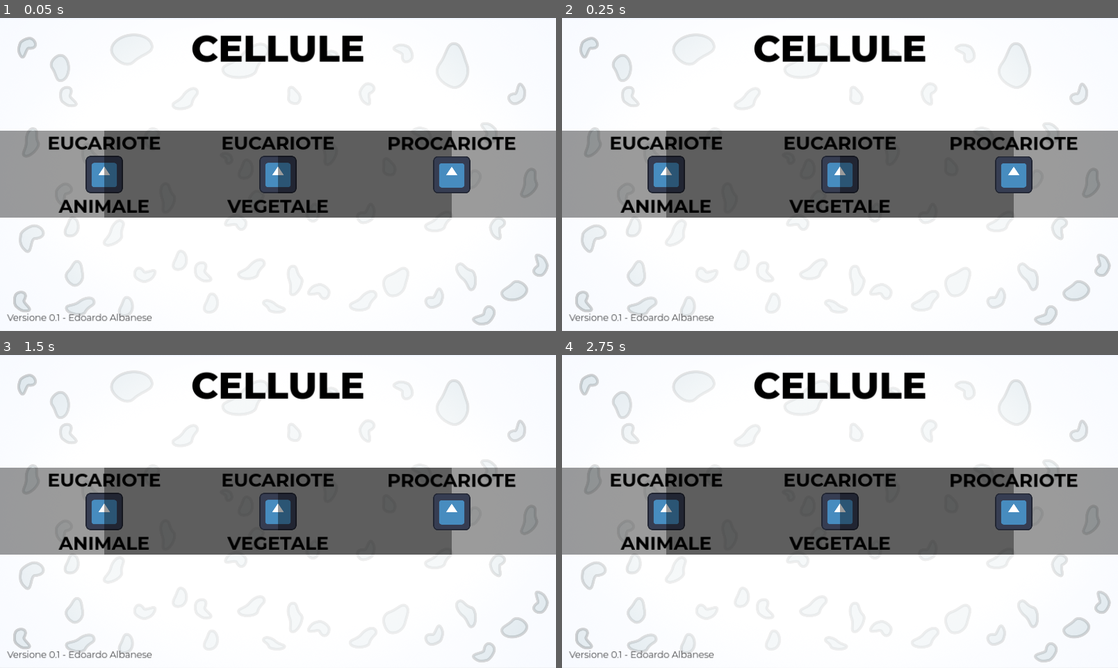
Above: before the commit, frames 1-4 (two rows, left to right).
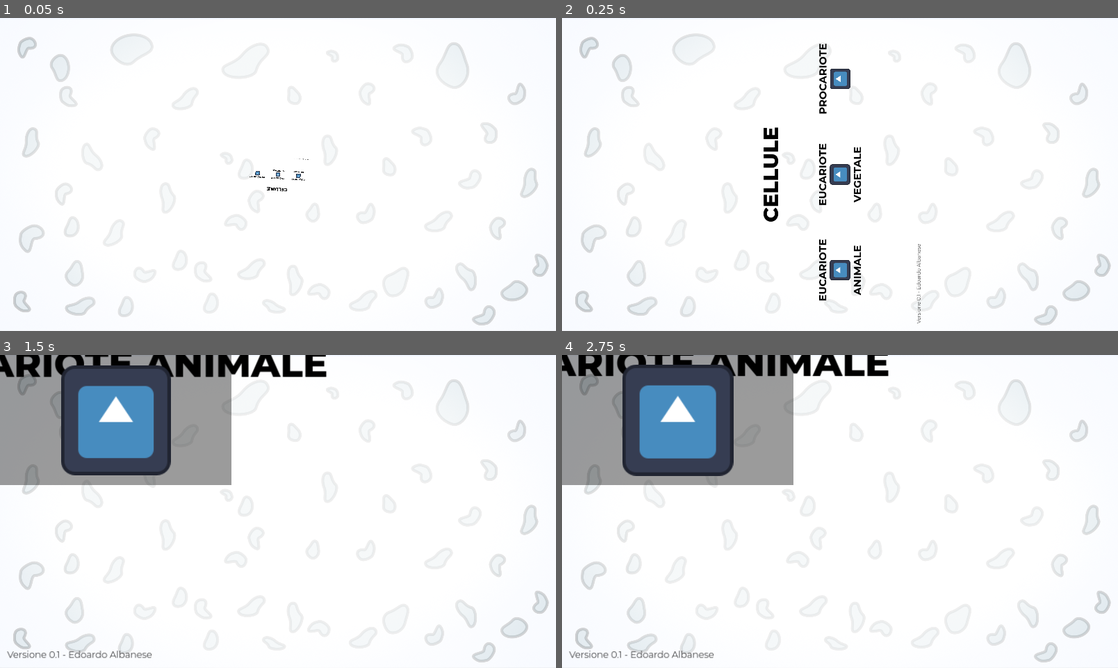
Above: after the commit, the same moments.

Repository: edoardo-albanese/Cellule
Game: Godot game, scene res://ScenesAndScripts/start_menu.tscn
Same seed, same stepped clock (60 frames per second), same inputs: the game is played once before the commit and once after it. The engine's default icon, where the game draws it, is replaced by a stand-in: a white triangle on a blue panel in a dark square.
Inputs (mouse positions are in pixels of both pictures, inside the frame that each line leads up to):
- Up to frame 1 (0.05 s): no input
- Up to frame 2 (0.25 s): no input
- Up to frame 3 (1.5 s): click (105, 511) at 0.52 s; click (105, 511) at 1.27 s
- Up to frame 4 (2.75 s): click (667, 511) at 2.02 s

The runs differ from the first frame. In frame 1, 30% of the frame differs, in the area x 0-100%, y 5-97%; in frame 2, 30%; in frame 3, 44%; in frame 4, 44%, in the area x 0-100%, y 0-64%.

Commit message:
adding transitions

Diff:
--- a/ScenesAndScripts/Global.gd
+++ b/ScenesAndScripts/Global.gd
@@ -5,10 +5,3 @@
 signal cell_clicked()
 
 var cell_type : CELLULE
-var cell_pos : Vector2
-
-func _ready():
-	cell_clicked.connect(on_cell_clicked)
-
-func on_cell_clicked():
-	print(cell_type, cell_pos)
--- a/ScenesAndScripts/cellula.gd
+++ b/ScenesAndScripts/cellula.gd
@@ -12,6 +12,10 @@
 
 @onready var enlarger = $Enlarger
 @onready var container = $Container
+
+@onready var animation_player = $AnimationPlayer
+@onready var title = $Container/MarginContainer/Title
+
 
 func _ready():
 	up_text.text = text1
@@ -32,6 +36,9 @@
 
 
 func _on_image_pressed():
+	Global.cell_type = type
 	Global.cell_clicked.emit()
 	enlarger.enlarge()
-	image.disabled = true
+
+	title.text = text1 + " " + text2
+	animation_player.play("transition")
--- a/ScenesAndScripts/cellula.tscn
+++ b/ScenesAndScripts/cellula.tscn
@@ -6,6 +6,246 @@
 [ext_resource type="Theme" uid="uid://4mhcgqyv70ps" path="res://ScenesAndScripts/h1.tres" id="2_v3th2"]
 [ext_resource type="Theme" uid="uid://dd2bm2fq8538" path="res://ScenesAndScripts/container.tres" id="3_k5iv2"]
 [ext_resource type="Script" path="res://ScenesAndScripts/enlarger.gd" id="4_ixk88"]
+
+[sub_resource type="Animation" id="Animation_7ykny"]
+resource_name = "transition"
+tracks/0/type = "value"
+tracks/0/imported = false
+tracks/0/enabled = true
+tracks/0/path = NodePath("Container/ColorRect:visible")
+tracks/0/interp = 1
+tracks/0/loop_wrap = true
+tracks/0/keys = {
+"times": PackedFloat32Array(0, 0.001),
+"transitions": PackedFloat32Array(1, 1),
+"update": 1,
+"values": [false, true]
+}
+tracks/1/type = "value"
+tracks/1/imported = false
+tracks/1/enabled = true
+tracks/1/path = NodePath("Container/ColorRect:modulate")
+tracks/1/interp = 1
+tracks/1/loop_wrap = true
+tracks/1/keys = {
+"times": PackedFloat32Array(0, 0.5),
+"transitions": PackedFloat32Array(-2, -2),
+"update": 0,
+"values": [Color(1, 1, 1, 0), Color(1, 1, 1, 1)]
+}
+tracks/2/type = "value"
+tracks/2/imported = false
+tracks/2/enabled = true
+tracks/2/path = NodePath("Container/MarginContainer/Center/UpText:modulate")
+tracks/2/interp = 1
+tracks/2/loop_wrap = true
+tracks/2/keys = {
+"times": PackedFloat32Array(0, 0.5),
+"transitions": PackedFloat32Array(1, 1),
+"update": 0,
+"values": [Color(1, 1, 1, 1), Color(1, 1, 1, 0)]
+}
+tracks/3/type = "value"
+tracks/3/imported = false
+tracks/3/enabled = true
+tracks/3/path = NodePath("Container/MarginContainer/Center/DownText:modulate")
+tracks/3/interp = 1
+tracks/3/loop_wrap = true
+tracks/3/keys = {
+"times": PackedFloat32Array(0, 0.5),
+"transitions": PackedFloat32Array(1, 1),
+"update": 0,
+"values": [Color(1, 1, 1, 1), Color(1, 1, 1, 0)]
+}
+tracks/4/type = "value"
+tracks/4/imported = false
+tracks/4/enabled = true
+tracks/4/path = NodePath("Container/MarginContainer/Center/Image:disabled")
+tracks/4/interp = 1
+tracks/4/loop_wrap = true
+tracks/4/keys = {
+"times": PackedFloat32Array(0, 0.001),
+"transitions": PackedFloat32Array(1, 1),
+"update": 1,
+"values": [false, true]
+}
+tracks/5/type = "value"
+tracks/5/imported = false
+tracks/5/enabled = true
+tracks/5/path = NodePath("Container/MarginContainer/Title:modulate")
+tracks/5/interp = 1
+tracks/5/loop_wrap = true
+tracks/5/keys = {
+"times": PackedFloat32Array(0, 0.5),
+"transitions": PackedFloat32Array(1, 1),
+"update": 0,
+"values": [Color(1, 1, 1, 0), Color(1, 1, 1, 1)]
+}
+tracks/6/type = "value"
+tracks/6/imported = false
+tracks/6/enabled = true
+tracks/6/path = NodePath("Container/MarginContainer/Title:visible")
+tracks/6/interp = 1
+tracks/6/loop_wrap = true
+tracks/6/keys = {
+"times": PackedFloat32Array(0, 0.001),
+"transitions": PackedFloat32Array(1, 1),
+"update": 1,
+"values": [false, true]
+}
+tracks/7/type = "value"
+tracks/7/imported = false
+tracks/7/enabled = true
+tracks/7/path = NodePath("Container/MarginContainer/Center/Image:custom_minimum_size")
+tracks/7/interp = 1
+tracks/7/loop_wrap = true
+tracks/7/keys = {
+"times": PackedFloat32Array(0, 1),
+"transitions": PackedFloat32Array(-2, -2),
+"update": 0,
+"values": [Vector2(192, 192), Vector2(384, 384)]
+}
+tracks/8/type = "value"
+tracks/8/imported = false
+tracks/8/enabled = true
+tracks/8/path = NodePath("Container:anchors_preset")
+tracks/8/interp = 1
+tracks/8/loop_wrap = true
+tracks/8/keys = {
+"times": PackedFloat32Array(0),
+"transitions": PackedFloat32Array(1),
+"update": 1,
+"values": [15]
+}
+
+[sub_resource type="Animation" id="Animation_6bl8d"]
+length = 0.001
+tracks/0/type = "value"
+tracks/0/imported = false
+tracks/0/enabled = true
+tracks/0/path = NodePath("Container/ColorRect:visible")
+tracks/0/interp = 1
+tracks/0/loop_wrap = true
+tracks/0/keys = {
+"times": PackedFloat32Array(0),
+"transitions": PackedFloat32Array(1),
+"update": 1,
+"values": [false]
+}
+tracks/1/type = "value"
+tracks/1/imported = false
+tracks/1/enabled = true
+tracks/1/path = NodePath("Container/ColorRect:modulate")
+tracks/1/interp = 1
+tracks/1/loop_wrap = true
+tracks/1/keys = {
+"times": PackedFloat32Array(0),
+"transitions": PackedFloat32Array(1),
+"update": 0,
+"values": [Color(1, 1, 1, 0)]
+}
+tracks/2/type = "value"
+tracks/2/imported = false
+tracks/2/enabled = true
+tracks/2/path = NodePath("Container/MarginContainer/Center/UpText:modulate")
+tracks/2/interp = 1
+tracks/2/loop_wrap = true
+tracks/2/keys = {
+"times": PackedFloat32Array(0),
+"transitions": PackedFloat32Array(1),
+"update": 0,
+"values": [Color(1, 1, 1, 1)]
+}
+tracks/3/type = "value"
+tracks/3/imported = false
+tracks/3/enabled = true
+tracks/3/path = NodePath("Container/MarginContainer/Center/DownText:modulate")
+tracks/3/interp = 1
+tracks/3/loop_wrap = true
+tracks/3/keys = {
+"times": PackedFloat32Array(0),
+"transitions": PackedFloat32Array(1),
+"update": 0,
+"values": [Color(1, 1, 1, 1)]
+}
+tracks/4/type = "value"
+tracks/4/imported = false
+tracks/4/enabled = true
+tracks/4/path = NodePath("Container/MarginContainer/Center/Image:disabled")
+tracks/4/interp = 1
+tracks/4/loop_wrap = true
+tracks/4/keys = {
+"times": PackedFloat32Array(0),
+"transitions": PackedFloat32Array(1),
+"update": 1,
+"values": [false]
+}
+tracks/5/type = "value"
+tracks/5/imported = false
+tracks/5/enabled = true
+tracks/5/path = NodePath("Container/MarginContainer/Title:modulate")
+tracks/5/interp = 1
+tracks/5/loop_wrap = true
+tracks/5/keys = {
+"times": PackedFloat32Array(0),
+"transitions": PackedFloat32Array(1),
+"update": 0,
+"values": [Color(1, 1, 1, 1)]
+}
+tracks/6/type = "value"
+tracks/6/imported = false
+tracks/6/enabled = true
+tracks/6/path = NodePath("Container/MarginContainer/Title:visible")
+tracks/6/interp = 1
+tracks/6/loop_wrap = true
+tracks/6/keys = {
+"times": PackedFloat32Array(0),
+"transitions": PackedFloat32Array(1),
+"update": 1,
+"values": [false]
+}
+tracks/7/type = "value"
+tracks/7/imported = false
+tracks/7/enabled = true
+tracks/7/path = NodePath("Container/MarginContainer/Notes:visible")
+tracks/7/interp = 1
+tracks/7/loop_wrap = true
+tracks/7/keys = {
+"times": PackedFloat32Array(0),
+"transitions": PackedFloat32Array(1),
+"update": 1,
+"values": [false]
+}
+tracks/8/type = "value"
+tracks/8/imported = false
+tracks/8/enabled = true
+tracks/8/path = NodePath("Container:anchors_preset")
+tracks/8/interp = 1
+tracks/8/loop_wrap = true
+tracks/8/keys = {
+"times": PackedFloat32Array(0),
+"transitions": PackedFloat32Array(1),
+"update": 1,
+"values": [8]
+}
+tracks/9/type = "value"
+tracks/9/imported = false
+tracks/9/enabled = true
+tracks/9/path = NodePath("Container/MarginContainer/Center/Image:custom_minimum_size")
+tracks/9/interp = 1
+tracks/9/loop_wrap = true
+tracks/9/keys = {
+"times": PackedFloat32Array(0),
+"transitions": PackedFloat32Array(1),
+"update": 0,
+"values": [Vector2(128, 128)]
+}
+
+[sub_resource type="AnimationLibrary" id="AnimationLibrary_0of13"]
+_data = {
+"RESET": SubResource("Animation_6bl8d"),
+"transition": SubResource("Animation_7ykny")
+}
 
 [node name="Cellula" type="Control"]
 layout_mode = 3
@@ -18,13 +258,17 @@
 
 [node name="Container" type="Control" parent="."]
 layout_mode = 1
-anchors_preset = 15
-anchor_right = 1.0
-anchor_bottom = 1.0
+anchors_preset = 8
+anchor_left = 0.5
+anchor_top = 0.5
+anchor_right = 0.5
+anchor_bottom = 0.5
 grow_horizontal = 2
 grow_vertical = 2
 
 [node name="ColorRect" type="ColorRect" parent="Container"]
+visible = false
+modulate = Color(1, 1, 1, 0)
 layout_mode = 1
 anchors_preset = 15
 anchor_right = 1.0
@@ -42,10 +286,6 @@
 anchor_bottom = 1.0
 grow_horizontal = 2
 grow_vertical = 2
-theme_override_constants/margin_left = 50
-theme_override_constants/margin_top = 50
-theme_override_constants/margin_right = 50
-theme_override_constants/margin_bottom = 50
 
 [node name="Title" type="Label" parent="Container/MarginContainer"]
 visible = false
@@ -102,4 +342,9 @@
 script = ExtResource("4_ixk88")
 actor = NodePath("../Container")
 
+[node name="AnimationPlayer" type="AnimationPlayer" parent="."]
+libraries = {
+"": SubResource("AnimationLibrary_0of13")
+}
+
 [connection signal="pressed" from="Container/MarginContainer/Center/Image" to="." method="_on_image_pressed"]
--- a/ScenesAndScripts/enlarger.gd
+++ b/ScenesAndScripts/enlarger.gd
@@ -24,14 +24,10 @@
 	tween.tween_property(actor, "custom_minimum_size", max_size, duration).set_ease(Tween.EASE_IN_OUT)
 	tween.tween_property(actor, "size", max_size, duration).set_ease(Tween.EASE_IN_OUT)
 
+
 func minimize():
 	var tween = create_tween()
 	tween.set_parallel(true)
 	tween.tween_property(actor, "global_position", normal_pos, duration).set_ease(Tween.EASE_IN_OUT)
 	tween.tween_property(actor, "custom_minimum_size", normal_size, duration).set_ease(Tween.EASE_IN_OUT)
 	tween.tween_property(actor, "size", normal_size, duration).set_ease(Tween.EASE_IN_OUT)
-
-func _process(delta):
-	if actor.is_visible_in_tree():
-		print("Posizione: ", actor.global_position)
-		print("Size: ", actor.size)
--- a/ScenesAndScripts/start_menu.gd
+++ b/ScenesAndScripts/start_menu.gd
@@ -2,5 +2,37 @@
 
 @onready var credits = $MarginContainer/Credits
 
+@onready var animale = $MarginContainer/Cells/EucarioteAnimale
+@onready var vegetale = $MarginContainer/Cells/EucarioteVegetale
+@onready var procariote = $MarginContainer/Cells/Procariote
+
+@onready var title = $MarginContainer/Title
+
 func _ready():
 	credits.text = "Versione " + ProjectSettings.get("application/config/version") + " - Edoardo Albanese"
+	Global.cell_clicked.connect(on_cell_clicked)
+
+func on_cell_clicked():
+	var tween = create_tween()
+	tween.set_parallel(true)
+	tween.tween_property(title, "modulate", Color(0,0,0,0), 0.2).set_ease(Tween.EASE_IN_OUT)
+
+	match Global.cell_type:
+		Global.CELLULE.Animale:
+			animale.z_index += 1
+			vegetale.process_mode = Node.PROCESS_MODE_DISABLED
+			procariote.process_mode = Node.PROCESS_MODE_DISABLED
+			tween.tween_property(vegetale, "modulate", Color(0,0,0,0), 0.2).set_ease(Tween.EASE_IN_OUT)
+			tween.tween_property(procariote, "modulate", Color(0,0,0,0), 0.2).set_ease(Tween.EASE_IN_OUT)
+		Global.CELLULE.Vegetale:
+			vegetale.z_index += 1
+			animale.process_mode = Node.PROCESS_MODE_DISABLED
+			procariote.process_mode = Node.PROCESS_MODE_DISABLED
+			tween.tween_property(animale, "modulate", Color(0,0,0,0), 0.2).set_ease(Tween.EASE_IN_OUT)
+			tween.tween_property(procariote, "modulate", Color(0,0,0,0), 0.2).set_ease(Tween.EASE_IN_OUT)
+		Global.CELLULE.Procariote:
+			procariote.z_index += 1
+			animale.process_mode = Node.PROCESS_MODE_DISABLED
+			vegetale.process_mode = Node.PROCESS_MODE_DISABLED
+			tween.tween_property(animale, "modulate", Color(0,0,0,0), 0.2).set_ease(Tween.EASE_IN_OUT)
+			tween.tween_property(vegetale, "modulate", Color(0,0,0,0), 0.2).set_ease(Tween.EASE_IN_OUT)
--- a/ScenesAndScripts/start_menu.tscn
+++ b/ScenesAndScripts/start_menu.tscn
@@ -1,10 +1,143 @@
-[gd_scene load_steps=6 format=3 uid="uid://cskdaabmg6qee"]
+[gd_scene load_steps=9 format=3 uid="uid://cskdaabmg6qee"]
 
 [ext_resource type="Script" path="res://ScenesAndScripts/start_menu.gd" id="1_rruap"]
 [ext_resource type="Theme" uid="uid://4mhcgqyv70ps" path="res://ScenesAndScripts/h1.tres" id="1_x041a"]
 [ext_resource type="Theme" uid="uid://cbltnk5o02lj8" path="res://ScenesAndScripts/sub_text.tres" id="2_3xt01"]
 [ext_resource type="Texture2D" uid="uid://crq8qwkp51b4b" path="res://Art/Background.png" id="2_8mpuf"]
 [ext_resource type="PackedScene" uid="uid://dbn2v57cf0mse" path="res://ScenesAndScripts/cellula.tscn" id="3_xhefl"]
+
+[sub_resource type="Animation" id="Animation_cws7h"]
+resource_name = "enter"
+length = 0.5
+tracks/0/type = "value"
+tracks/0/imported = false
+tracks/0/enabled = true
+tracks/0/path = NodePath("MarginContainer:scale")
+tracks/0/interp = 1
+tracks/0/loop_wrap = true
+tracks/0/keys = {
+"times": PackedFloat32Array(0, 0.5),
+"transitions": PackedFloat32Array(-2, -2),
+"update": 0,
+"values": [Vector2(0.1, 0.1), Vector2(1, 1)]
+}
+tracks/1/type = "value"
+tracks/1/imported = false
+tracks/1/enabled = true
+tracks/1/path = NodePath("MarginContainer:rotation")
+tracks/1/interp = 1
+tracks/1/loop_wrap = true
+tracks/1/keys = {
+"times": PackedFloat32Array(0, 0.5),
+"transitions": PackedFloat32Array(-2, -2),
+"update": 0,
+"values": [3.14159, 6.28319]
+}
+tracks/2/type = "value"
+tracks/2/imported = false
+tracks/2/enabled = true
+tracks/2/path = NodePath("MarginContainer/Cells/EucarioteAnimale:process_mode")
+tracks/2/interp = 1
+tracks/2/loop_wrap = true
+tracks/2/keys = {
+"times": PackedFloat32Array(0, 0.5),
+"transitions": PackedFloat32Array(1, 1),
+"update": 1,
+"values": [4, 0]
+}
+tracks/3/type = "value"
+tracks/3/imported = false
+tracks/3/enabled = true
+tracks/3/path = NodePath("MarginContainer/Cells/EucarioteVegetale:process_mode")
+tracks/3/interp = 1
+tracks/3/loop_wrap = true
+tracks/3/keys = {
+"times": PackedFloat32Array(0, 0.5),
+"transitions": PackedFloat32Array(1, 1),
+"update": 1,
+"values": [4, 0]
+}
+tracks/4/type = "value"
+tracks/4/imported = false
+tracks/4/enabled = true
+tracks/4/path = NodePath("MarginContainer/Cells/Procariote:process_mode")
+tracks/4/interp = 1
+tracks/4/loop_wrap = true
+tracks/4/keys = {
+"times": PackedFloat32Array(0, 0.5),
+"transitions": PackedFloat32Array(1, 1),
+"update": 1,
+"values": [4, 0]
+}
+
+[sub_resource type="Animation" id="Animation_eisty"]
+length = 0.001
+tracks/0/type = "value"
+tracks/0/imported = false
+tracks/0/enabled = true
+tracks/0/path = NodePath("MarginContainer:scale")
+tracks/0/interp = 1
+tracks/0/loop_wrap = true
+tracks/0/keys = {
+"times": PackedFloat32Array(0),
+"transitions": PackedFloat32Array(1),
+"update": 0,
+"values": [Vector2(1, 1)]
+}
+tracks/1/type = "value"
+tracks/1/imported = false
+tracks/1/enabled = true
+tracks/1/path = NodePath("MarginContainer:rotation")
+tracks/1/interp = 1
+tracks/1/loop_wrap = true
+tracks/1/keys = {
+"times": PackedFloat32Array(0),
+"transitions": PackedFloat32Array(1),
+"update": 0,
+"values": [6.28319]
+}
+tracks/2/type = "value"
+tracks/2/imported = false
+tracks/2/enabled = true
+tracks/2/path = NodePath("MarginContainer/Cells/EucarioteAnimale:process_mode")
+tracks/2/interp = 1
+tracks/2/loop_wrap = true
+tracks/2/keys = {
+"times": PackedFloat32Array(0),
+"transitions": PackedFloat32Array(1),
+"update": 1,
+"values": [4]
+}
+tracks/3/type = "value"
+tracks/3/imported = false
+tracks/3/enabled = true
+tracks/3/path = NodePath("MarginContainer/Cells/EucarioteVegetale:process_mode")
+tracks/3/interp = 1
+tracks/3/loop_wrap = true
+tracks/3/keys = {
+"times": PackedFloat32Array(0),
+"transitions": PackedFloat32Array(1),
+"update": 1,
+"values": [4]
+}
+tracks/4/type = "value"
+tracks/4/imported = false
+tracks/4/enabled = true
+tracks/4/path = NodePath("MarginContainer/Cells/Procariote:process_mode")
+tracks/4/interp = 1
+tracks/4/loop_wrap = true
+tracks/4/keys = {
+"times": PackedFloat32Array(0),
+"transitions": PackedFloat32Array(1),
+"update": 1,
+"values": [4]
+}
+
+[sub_resource type="AnimationLibrary" id="AnimationLibrary_fmd8p"]
+_data = {
+"RESET": SubResource("Animation_eisty"),
+"enter": SubResource("Animation_cws7h")
+}
 
 [node name="StartMenu" type="Control"]
 layout_mode = 3
@@ -33,6 +166,8 @@
 anchor_bottom = 1.0
 grow_horizontal = 2
 grow_vertical = 2
+rotation = 6.28319
+pivot_offset = Vector2(960, 540)
 theme_override_constants/margin_left = 25
 theme_override_constants/margin_top = 25
 theme_override_constants/margin_right = 25
@@ -59,17 +194,26 @@
 alignment = 1
 
 [node name="EucarioteAnimale" parent="MarginContainer/Cells" instance=ExtResource("3_xhefl")]
+process_mode = 4
 layout_mode = 2
 text1 = "EUCARIOTE"
 text2 = "ANIMALE"
 
 [node name="EucarioteVegetale" parent="MarginContainer/Cells" instance=ExtResource("3_xhefl")]
+process_mode = 4
 layout_mode = 2
 text1 = "EUCARIOTE"
 text2 = "VEGETALE"
 type = 1
 
 [node name="Procariote" parent="MarginContainer/Cells" instance=ExtResource("3_xhefl")]
+process_mode = 4
 layout_mode = 2
 text1 = "PROCARIOTE"
 type = 2
+
+[node name="AnimationPlayer" type="AnimationPlayer" parent="."]
+libraries = {
+"": SubResource("AnimationLibrary_fmd8p")
+}
+autoplay = "enter"
--- a/project.godot
+++ b/project.godot
@@ -24,6 +24,7 @@
 
 window/size/viewport_width=1920
 window/size/viewport_height=1080
+window/size/mode=2
 window/stretch/mode="canvas_items"
 window/stretch/aspect="expand"
 
Not shown: 1 places in ScenesAndScripts/cellula.tscn that only renumber resources
